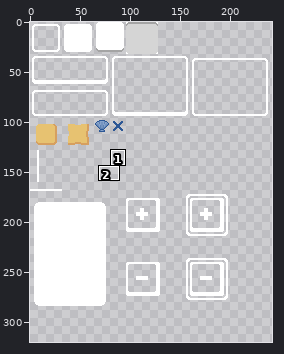
Two states of a pixel-art file, gmtk-2026/assets/sprites/UI.aseprite. The first picture is a wide view before the edit; the outline marks the close-up.
Close-up. First the earlier version:
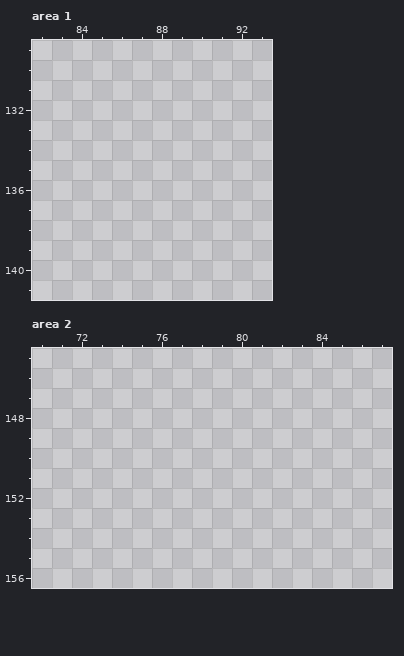
256x320 pixels, 1 frame. Shown: area 1: x 82..93, y 129..141; area 2: x 70..87, y 145..156. The wide view leaves out empty margins. The commit also changed other parts of the picture, which this record leaves out.
Now the later version:
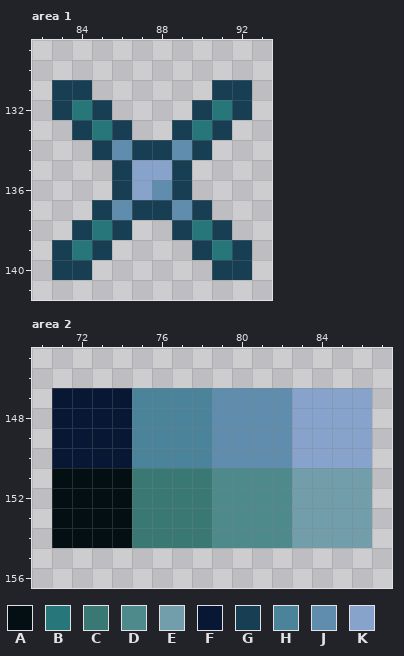
Palette (. is transparent): A #030f13  B #27767a  C #3a7973  D #4e898c  E #719eaa  F #081834  G #173e53  H #4a839a  J #608cad  K #87a3cb
From old to new:
Area 1, layer "UI":
Colour B now appears in row 132 at x 84 and 91; in row 133 at x 85 and 90; in row 138 at x 85 and 90; in row 139 at x 84 and 91.
Colour G now appears in row 131 at x 83 to 84 and 91 to 92; in row 132 at x 83, 85, 90 and 92; in row 133 at x 84, 86, 89 and 91; in row 134 at x 85, 87 to 88 and 90; in rows 135 to 136 at x 86 and 89; in row 137 at x 85, 87 to 88 and 90.
Colour G now appears in row 138 at x 84, 86, 89 and 91; in row 139 at x 83, 85, 90 and 92; in row 140 at x 83 to 84 and 91 to 92.
Colour J now appears in row 134 at x 86 and 89; in row 136 at x 88; in row 137 at x 86 and 89.
Colour K now appears in row 135 at x 87 to 88; in row 136 at x 87.
Area 2, layer "UI":
Colour A now appears in rows 151 to 154 at x 71 to 74.
Colour C now appears in rows 151 to 154 at x 75 to 78.
Colour D now appears in rows 151 to 154 at x 79 to 82.
Colour E now appears in rows 151 to 154 at x 83 to 86.
Colour F now appears in rows 147 to 150 at x 71 to 74.
Colour H now appears in rows 147 to 150 at x 75 to 78.
Colour J now appears in rows 147 to 150 at x 79 to 82.
Colour K now appears in rows 147 to 150 at x 83 to 86.
Where, in picture pixels (left, top, right, bottom), the same in both close-ups:
added: (52, 80, 252, 280)
added: (52, 388, 372, 548)
